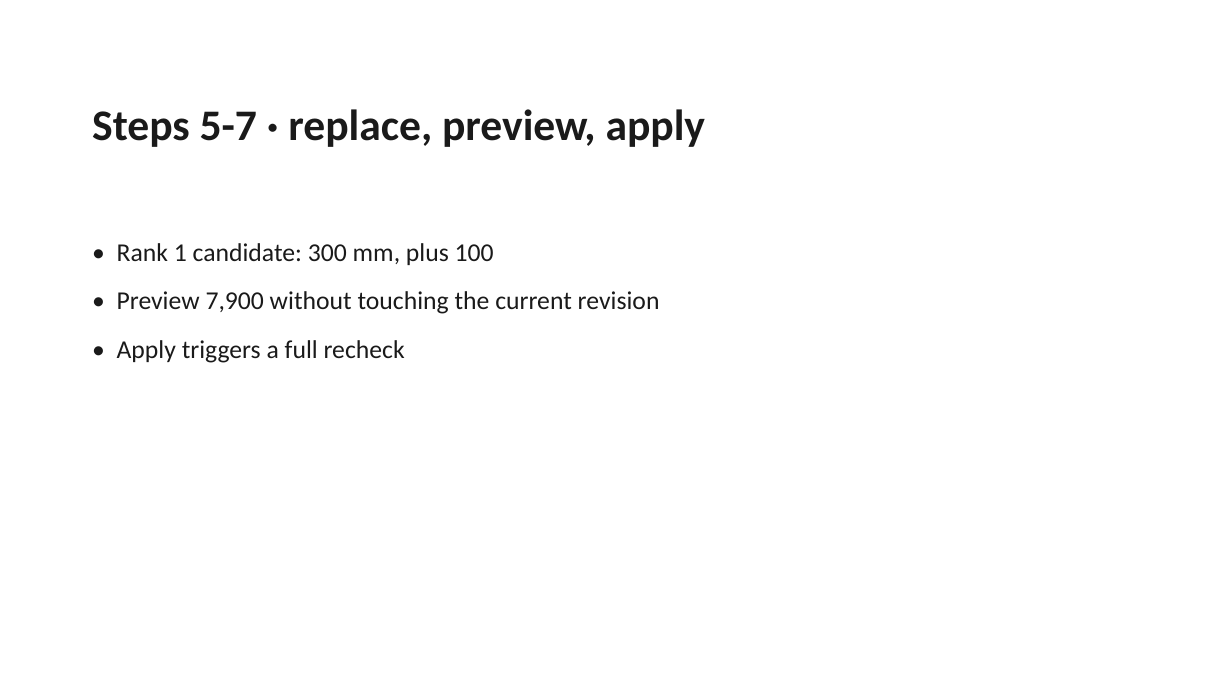
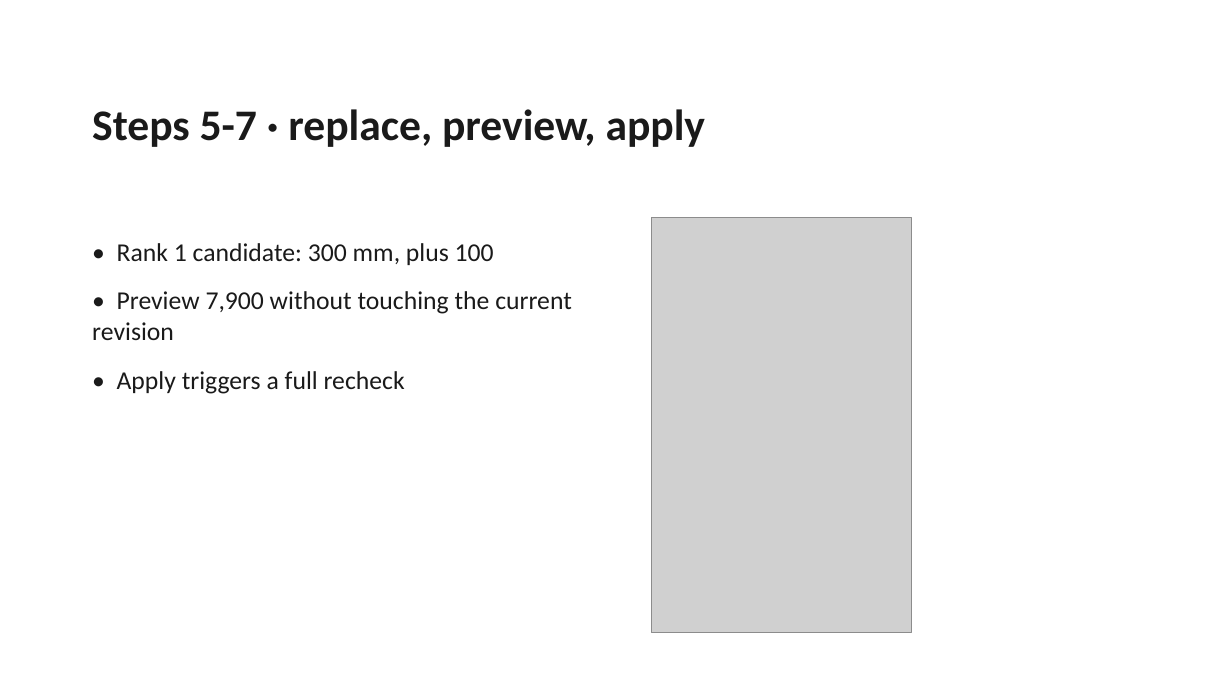
Before and after one commit to pc-buildmate/pcbuildmate, a slide deck: slide 13 of materials/source/Defense_Deck.pptx. Drawn at 1232x693 pixels with LibreOffice and Linux fonts; fonts in the diff are those of the drawing; grey boxes stand for pictures. Boxes give left, top, right and bottom in pixels: in the first picture for what was removed or moved away, otherwise in the second. Text is boxed around its words. In the diff, an @@ line names an element or a change of style, - is before the commit and + after.

Commit message:
docs(defense): put the recorded screenshots into the demo slides (#100)
The demo slides only had text, which makes them useless as a fallback if
the device fails on stage. Slides 11-16 now carry the screenshots from the
recorded run (entry/recommendation, diagnostics with the unverified BIOS
row, preview, comparison, persistence), laid out beside the bullets.

Rendered the changed slides through PowerPoint to confirm nothing overlaps.

```diff
--- a/materials/source/Defense_Deck.pptx
+++ b/materials/source/Defense_Deck.pptx
@@ text "• Rank 1 candidate: 300 ..." rewrapped from (117, 243, 660, 363) to (92, 243, 572, 394) @@
@@ picture added at (652, 217, 911, 633) @@
```
Also in this commit, not shown: 4 other slides changed.
